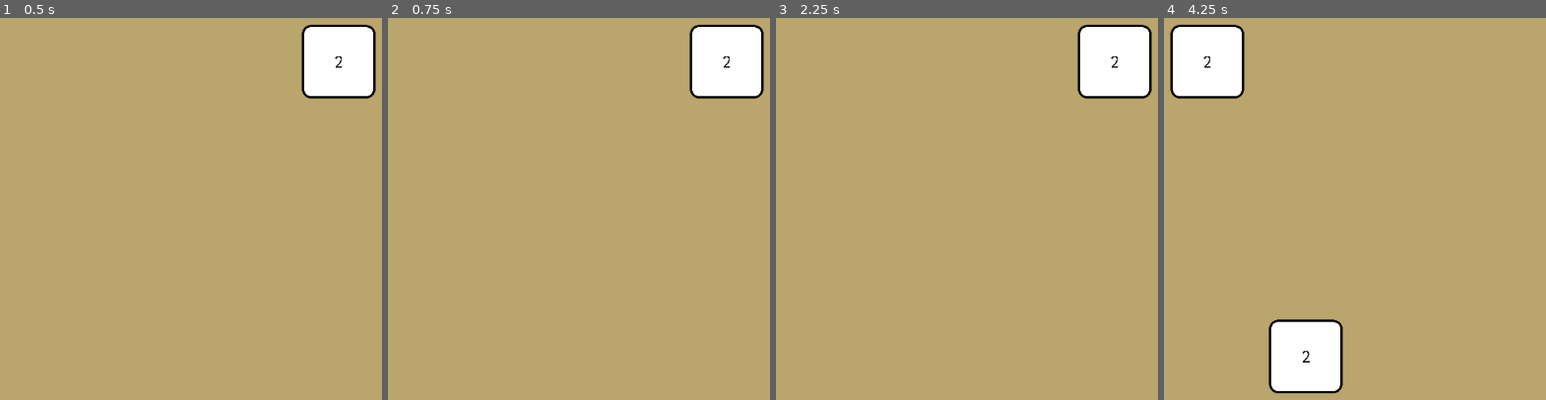
Above: before the commit, frames 1-4 (left to right).
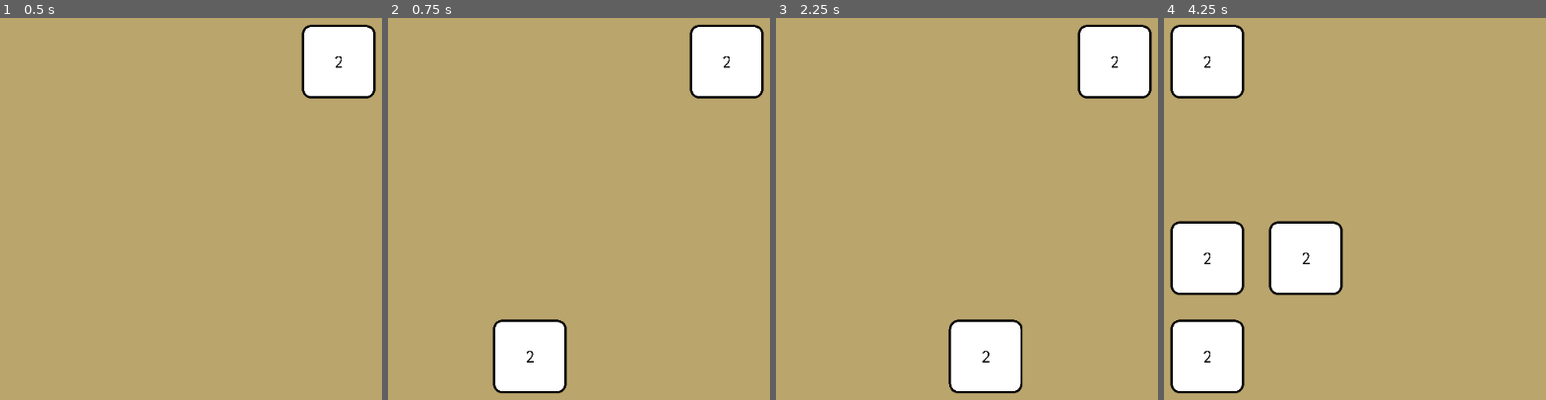
Above: after the commit, the same moments.

Repository: JHaller27/Godot2048
Game: Godot game, scene res://Main.tscn
Two runs of this game, one before a commit and one after it. Both use one fixed random seed, a clock stepped at 60 frames per second and the inputs below.
Inputs:
- Up to frame 1 (0.5 s): no input
- Up to frame 2 (0.75 s): tap Enter at 0.5 s; hold Right (slide_right) from 0.53 s (still down)
- Up to frame 3 (2.25 s): tap Space at 1.25 s; release Right (slide_right) at 1.28 s; hold Down (slide_down) 1.28-2.03 s; tap Enter at 2 s; hold Right (slide_right) from 2.03 s (still down)
- Up to frame 4 (4.25 s): release Right (slide_right) at 2.78 s; hold Up (slide_up) 2.78-3.53 s; tap Space at 3.5 s; hold Left (slide_left) from 3.53 s (still down)

Frame 1 is identical in both runs. In frame 2, 3.7% of the frame differs, in the area x 27-47%, y 78-99%; in frame 3, 3.7%; in frame 4, 15%, in the area x 1-47%, y 53-99%.

Commit message:
Move right

Diff:
--- a/TileBoard.gd
+++ b/TileBoard.gd
@@ -108,19 +108,36 @@
 
 func _find_next_left_spot(src_tile: Object, src_index: int, row: Array) -> int:
 	var dst_index = src_index
-	for scout_index in range(src_index-1, -1, -1):
-		dst_index = scout_index+1
+	var scout_index = dst_index-1
+	while scout_index >= 0:
 		var scout_tile = row[scout_index]
-		if scout_tile == null:
-			continue
-
-		var dst_tile = row[dst_index]
-		if scout_tile.get_value() == src_tile.get_value():
-			return scout_index
-		else:
+		if scout_tile != null:
+			var dst_tile = row[dst_index]
+			if scout_tile.get_value() == src_tile.get_value():
+				return scout_index
 			return dst_index
 
+		dst_index = scout_index
+		scout_index -= 1
+
 	return 0
+
+
+func _find_next_right_spot(src_tile: Object, src_index: int, row: Array) -> int:
+	var dst_index = src_index
+	var scout_index = dst_index+1
+	while scout_index < row.size():
+		var scout_tile = row[scout_index]
+		if scout_tile != null:
+			var dst_tile = row[dst_index]
+			if scout_tile.get_value() == src_tile.get_value():
+				return scout_index
+			return dst_index
+
+		dst_index = scout_index
+		scout_index += 1
+
+	return row.size()-1
 
 
 func _slide_left():
@@ -137,7 +154,16 @@
 
 
 func _slide_right():
-	pass
+	for row_index in range(self.tiles.size()):
+		var row = self.tiles[row_index]
+		for src_index in range(row.size()-1, -1, -1):
+			var src_tile = row[src_index]
+			if src_tile == null:
+				continue
+			var dst_index = _find_next_right_spot(src_tile, src_index, row)
+			if dst_index != src_index:
+				self._slide_tile(src_tile, row_index, src_index, row[dst_index], row_index, dst_index)
+	$Tween.start()
 
 
 func _slide_up():
